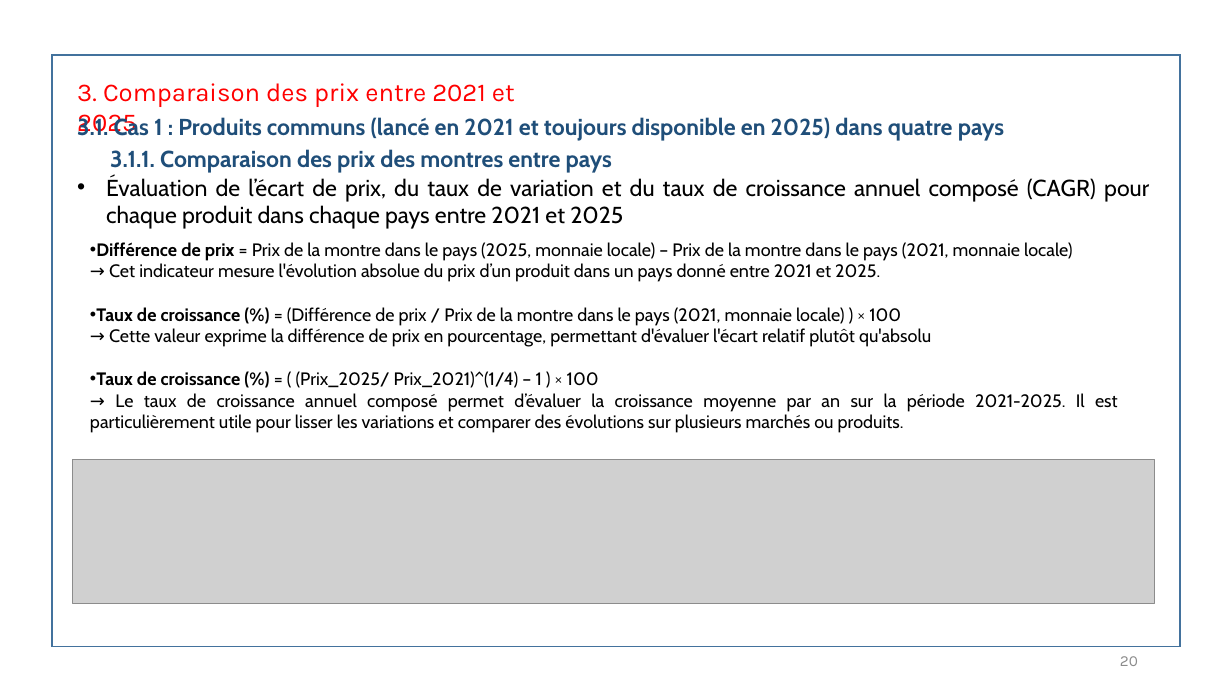
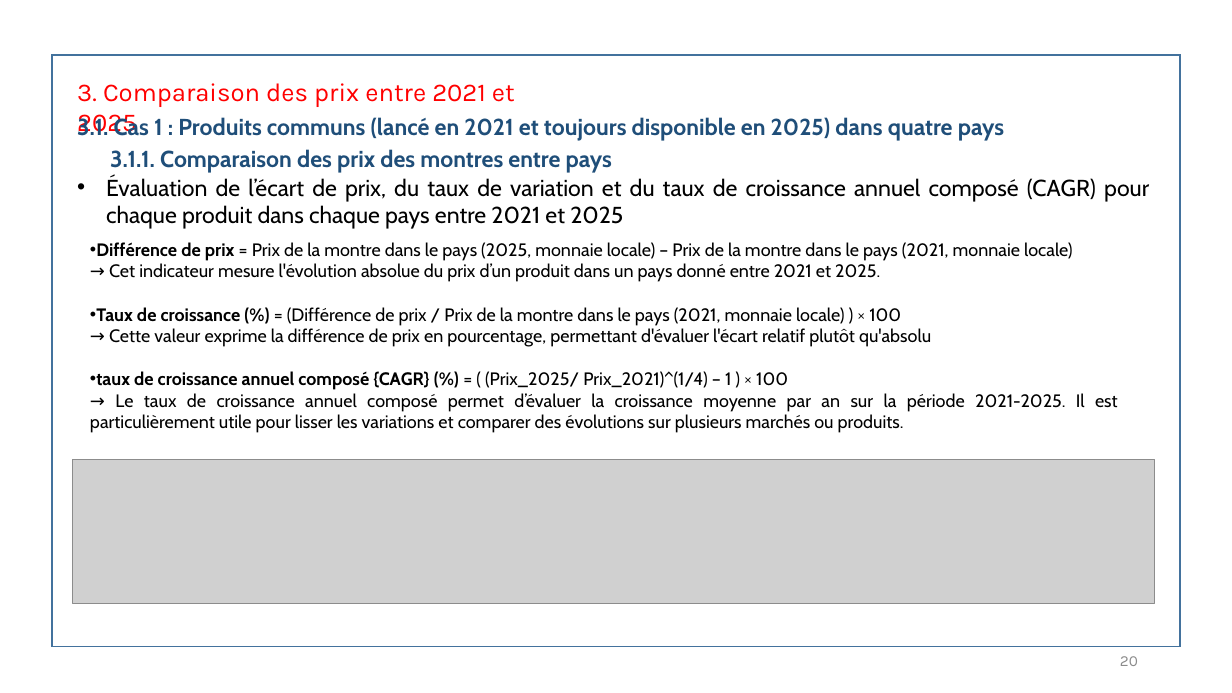
Before and after one commit to Ahak99/Data-Data-Challenge, a slide deck: slide 20 of docs/Présentation - Analyse des prix des montres de luxe Panerai.pptx. Drawn at 1232x693 pixels with LibreOffice and Linux fonts; fonts in the diff are those of the drawing; grey boxes stand for pictures. Boxes give left, top, right and bottom in pixels: in the first picture for what was removed or moved away, otherwise in the second. Text is boxed around its words. In the diff, an @@ line names an element or a change of style, - is before the commit and + after.

```diff
--- a/docs/Présentation - Analyse des prix des montres de luxe Panerai.pptx
+++ b/docs/Présentation - Analyse des prix des montres de luxe Panerai.pptx
@@ text at (96, 371, 788, 390): text changed; bold on @@
-• Taux de croissance (%) = ( (Prix_2025/ Prix_2021)^(1/4) – 1 ) × 100
+• taux de croissance annuel composé {CAGR} (%) = ( (Prix_2025/ Prix_2021)^(1/4) – 1 ) × 100
```
Also in this commit, not shown: 40 other files.
